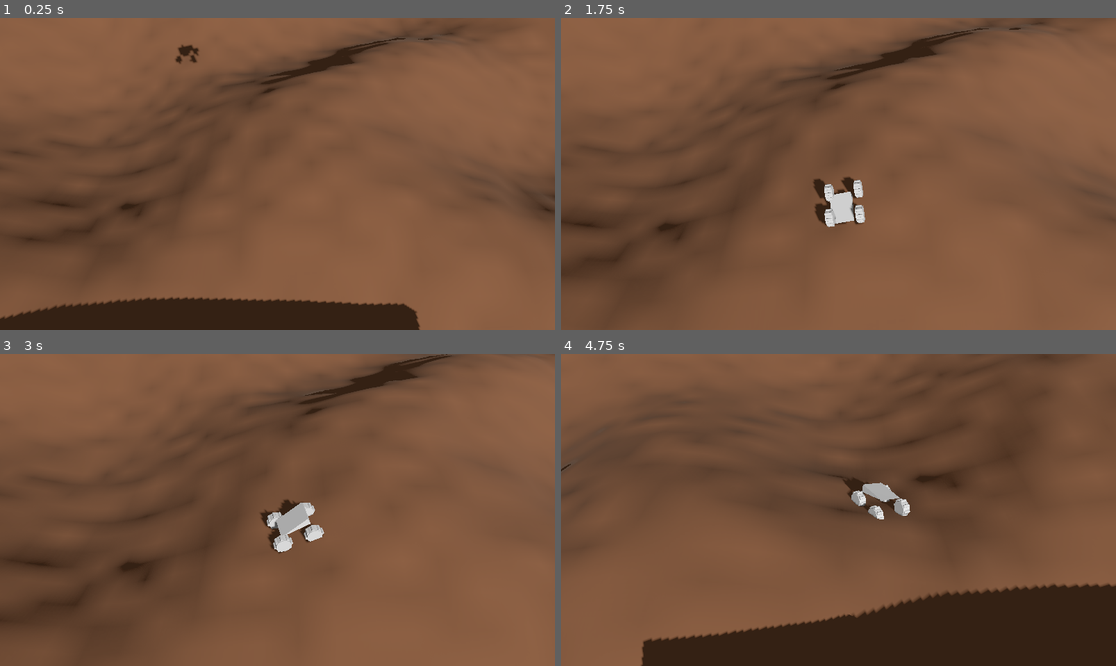
Above: before the commit, frames 1-4 (two rows, left to right).
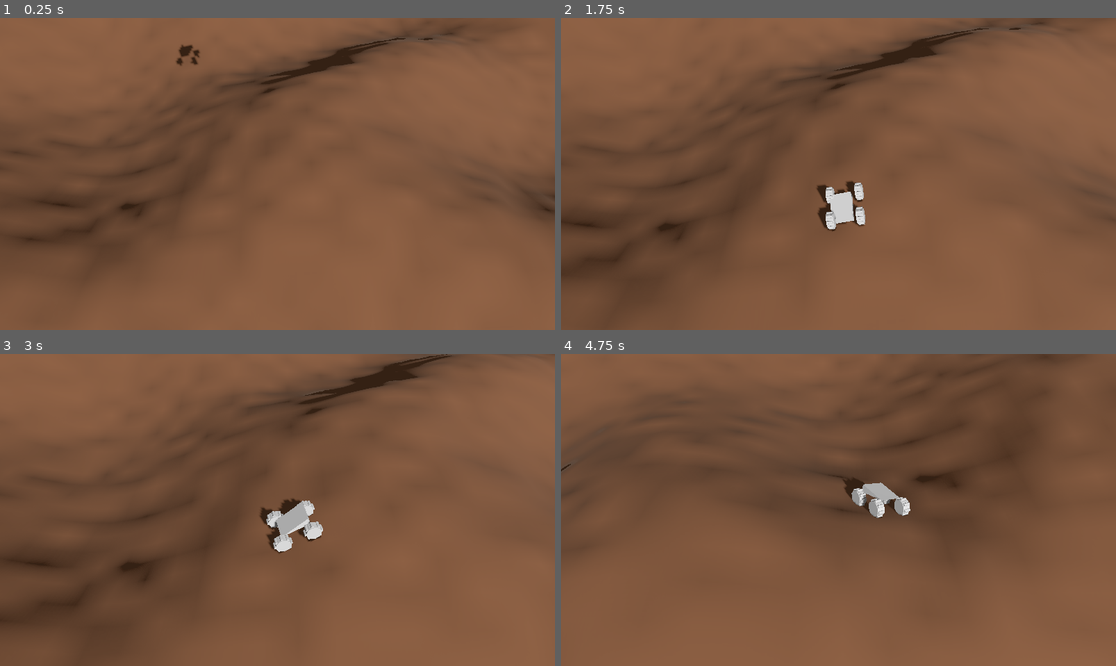
Above: after the commit, the same moments.

Repository: bluziDev/necrocar
Game: Godot game, scene res://Scenes/test_park.tscn
The game is run twice, just before and just after one commit, with the same random seed, the same clock (stepped at 60 frames per second) and the same inputs.
Inputs:
- Up to frame 1 (0.25 s): no input
- Up to frame 2 (1.75 s): hold D (steer_right) 0.53-1.28 s; hold S (drive_backward) from 1.28 s (still down)
- Up to frame 3 (3 s): release S (drive_backward) at 2.03 s; hold D (steer_right) 2.03-2.78 s; hold Up (drive_forward) from 2.78 s (still down)
- Up to frame 4 (4.75 s): release Up (drive_forward) at 3.53 s; hold A (steer_left) from 3.53 s (still down)

The runs differ from the first frame. In frame 1, 6.7% of the frame differs, in the area x 0-76%, y 9-100%; in frame 2, 0.4%; in frame 3, 0.2%; in frame 4, 16%, in the area x 14-100%, y 41-100%.

Commit message:
wheel stuff

Diff:
--- a/Scenes/test_park.tscn
+++ b/Scenes/test_park.tscn
@@ -70,7 +70,7 @@
 look_ahead = Vector3(0.85, 0, 0.85)
 
 [node name="StaticBody3D" type="StaticBody3D" parent="."]
-transform = Transform3D(1, 0, 0, 0, 0.733872, -0.679288, 0, 0.679288, 0.733872, 0, 6.087, 24.7131)
+transform = Transform3D(1, 0, 0, 0, 0.989055, -0.14755, 0, 0.14755, 0.989055, -1.90735e-06, 3.22836, 22.4161)
 
 [node name="MeshInstance3D" type="MeshInstance3D" parent="StaticBody3D"]
 mesh = SubResource("BoxMesh_uql3w")
--- a/Scenes/wheel.tscn
+++ b/Scenes/wheel.tscn
@@ -1,9 +1,14 @@
-[gd_scene load_steps=2 format=3 uid="uid://qo17wpba7iml"]
+[gd_scene load_steps=3 format=3 uid="uid://qo17wpba7iml"]
 
+[ext_resource type="Script" path="res://Scripts/custom_car/wheel.gd" id="1_v154q"]
 [ext_resource type="PackedScene" uid="uid://co35shrbyebm4" path="res://Scenes/wheel_mesh.tscn" id="1_y5b56"]
 
 [node name="Wheel" type="Node3D"]
+script = ExtResource("1_v154q")
+travel = 0.75
+wheel_radius = 0.275
+suspension_approach = 5.0
 
 [node name="RayCast3D" type="RayCast3D" parent="."]
 
-[node name="Node3D" parent="." instance=ExtResource("1_y5b56")]
+[node name="Mesh" parent="." instance=ExtResource("1_y5b56")]
--- a/Scenes/wheels.tscn
+++ b/Scenes/wheels.tscn
@@ -5,13 +5,13 @@
 [node name="Wheels" type="Node3D"]
 
 [node name="Wheel" parent="." instance=ExtResource("1_4tsa5")]
-transform = Transform3D(1, 0, 0, 0, -4.37114e-08, 1, 0, -1, -4.37114e-08, -0.5, 0.5, 0.3)
+transform = Transform3D(1, 0, 0, 0, -4.37114e-08, 1, 0, -1, -4.37114e-08, -0.5, 0.5, 0)
 
 [node name="Wheel2" parent="." instance=ExtResource("1_4tsa5")]
-transform = Transform3D(1, 0, 0, 0, -4.37114e-08, 1, 0, -1, -4.37114e-08, 0.5, 0.5, 0.3)
+transform = Transform3D(1, 0, 0, 0, -4.37114e-08, 1, 0, -1, -4.37114e-08, 0.5, 0.5, 0)
 
 [node name="Wheel3" parent="." instance=ExtResource("1_4tsa5")]
-transform = Transform3D(1, 0, 0, 0, -4.37114e-08, 1, 0, -1, -4.37114e-08, -0.5, -0.5, 0.3)
+transform = Transform3D(1, 0, 0, 0, -4.37114e-08, 1, 0, -1, -4.37114e-08, -0.5, -0.5, 0)
 
 [node name="Wheel4" parent="." instance=ExtResource("1_4tsa5")]
-transform = Transform3D(1, 0, 0, 0, -4.37114e-08, 1, 0, -1, -4.37114e-08, 0.5, -0.5, 0.3)
+transform = Transform3D(1, 0, 0, 0, -4.37114e-08, 1, 0, -1, -4.37114e-08, 0.5, -0.5, 0)
--- /dev/null
+++ b/Scripts/custom_car/wheel.gd
@@ -0,0 +1,32 @@
+extends Node3D
+
+@onready var ray = get_node("RayCast3D")
+@export var travel : float
+@export var wheel_radius : float
+@onready var parent = get_parent()
+@onready var parent_last_pos = parent.global_position
+@onready var mesh = get_node("Mesh")
+@onready var rb = parent.get_parent().get_parent()
+@onready var wheel_max_offset = travel - wheel_radius
+@onready var wheel_offset = wheel_max_offset
+@export var suspension_approach : float
+
+func _ready():
+	ray.target_position = Vector3(0,-travel,0)
+	ray.add_exception(rb)
+
+func _process(delta):
+	var wheel_offset_target
+	if ray.is_colliding():
+		wheel_offset_target = (global_position - ray.get_collision_point()).length() - wheel_radius
+		#wheel_speed =
+	else:
+		wheel_offset_target = wheel_max_offset
+		#wheel_offset = travel - wheel_radius
+	var sus_approach_delta = suspension_approach * delta
+	var target_difference = wheel_offset_target - wheel_offset
+	if abs(target_difference) <= sus_approach_delta:
+		wheel_offset = wheel_offset_target
+	else:
+		wheel_offset += sign(target_difference) * sus_approach_delta
+	mesh.position = Vector3(0,-wheel_offset,0)
